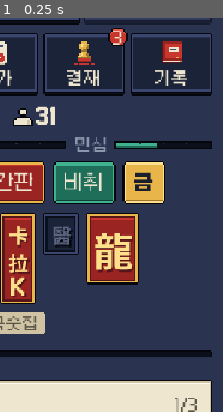
Above: before the commit, frame 1.
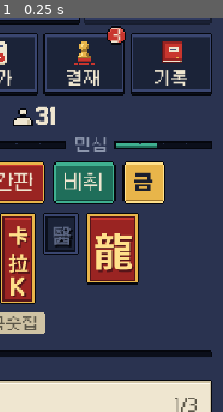
Above: after the commit, the same moment.

Repository: Birchnut/kowloon-walled-city
Game: Godot game, scene res://ui/dev/Gallery.tscn
Two runs of this game, one before a commit and one after it. Both use one fixed random seed, a clock stepped at 60 frames per second and the inputs below. This scene is started directly instead of the project's main scene.
Inputs:
- Up to frame 1 (0.25 s): no input
The pictures show only the part of the screen within x 50-100%, y 18-68%; the shares and areas given below are measured in that part.

The runs differ from the first frame. In frame 1, 0.3% of the frame differs, in the area x 47-58%, y 2-8%.

Commit message:
UI: 배지가 옆 버튼에 가리던 것 수정
Co-Authored-By: Claude Fable 5.2 <noreply@anthropic.com>
Claude-Session: https://claude.ai/code/session_01VWRoT2qvtSpgugghX3NsRX

Diff:
--- a/godot/ui/components/PixelButton.gd
+++ b/godot/ui/components/PixelButton.gd
@@ -147,7 +147,7 @@
 		_label.add_theme_color_override("font_color", col)
 	_icon.modulate = col if tint_icon else (Color(1, 1, 1, 0.45) if mode == DRAW_DISABLED else Color.WHITE)
 	if _badge != null:
-		_badge.position = Vector2(size.x - _badge.size.x + 4, -6)
+		_badge.position = Vector2(size.x - _badge.size.x + 2, -8)
 
 
 # ------------------------------------------------------------------ 배지
@@ -161,6 +161,7 @@
 		_badge = PanelContainer.new()
 		_badge.theme_type_variation = "PanelBadge"
 		_badge.mouse_filter = Control.MOUSE_FILTER_IGNORE
+		_badge.z_index = 2          # 옆 버튼에 가리지 않게
 		_badge_label = UI.label("", "LabelSmall")
 		_badge_label.horizontal_alignment = HORIZONTAL_ALIGNMENT_CENTER
 		_badge.add_child(_badge_label)
